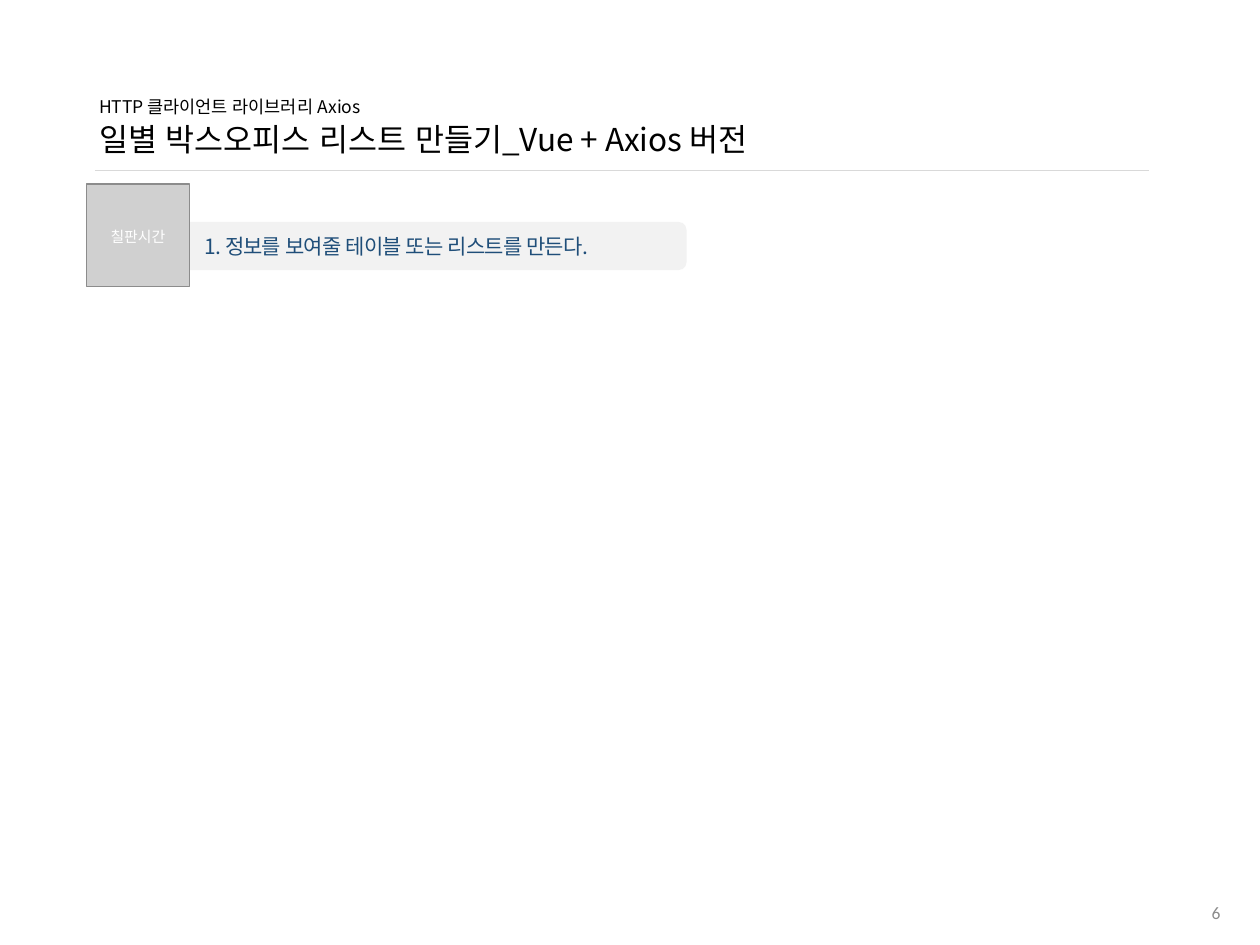
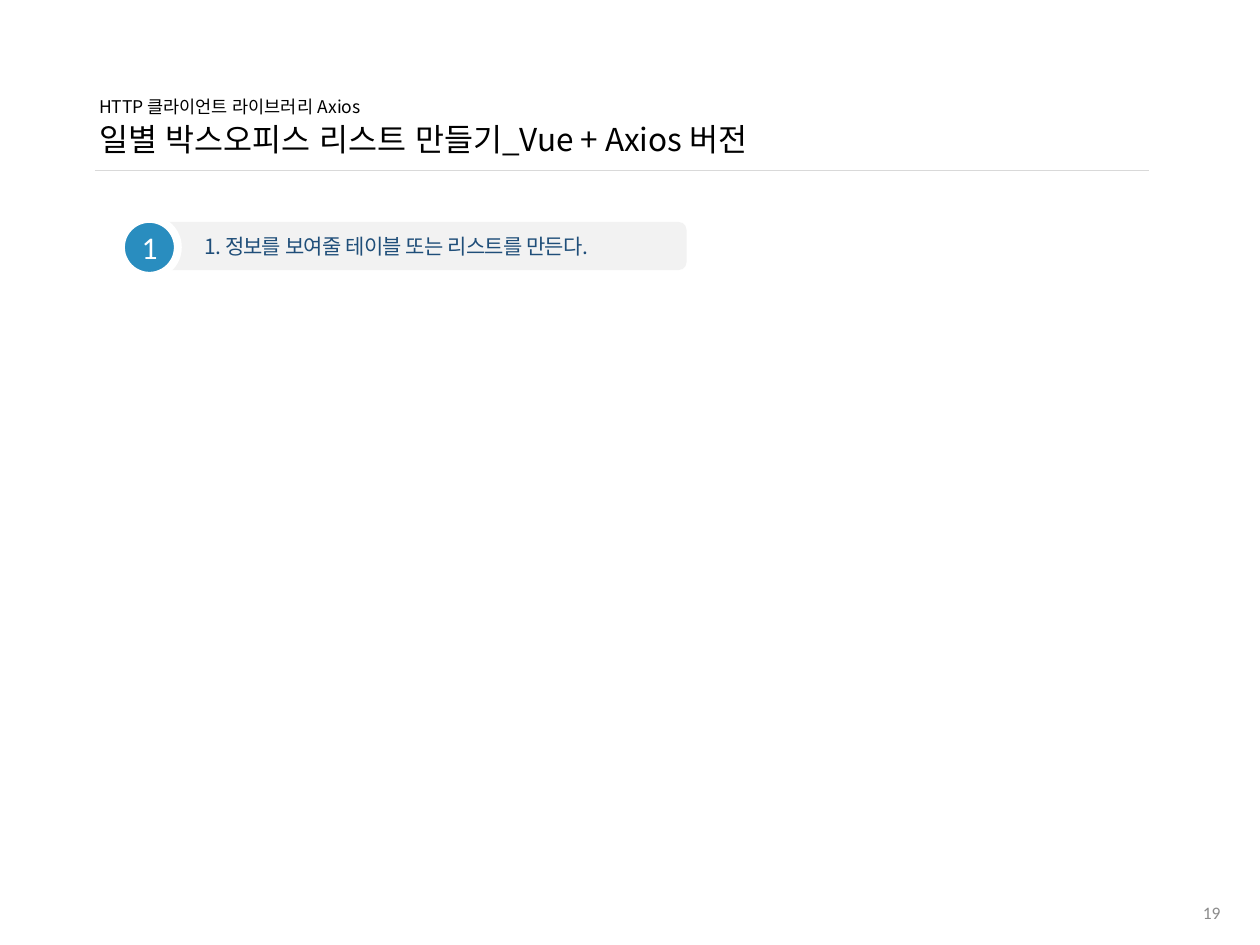
Before and after one commit to ddowon/vueStudy, a slide deck: slide 20 of 01.참고자료/191104_HTTP 클라이언트 라이브러리 Axios.pptx (slide 7 before the commit). Drawn at 1260x945 pixels with LibreOffice and Linux fonts; fonts in the diff are those of the drawing; grey boxes stand for pictures; background and template pictures are left out. Boxes give left, top, right and bottom in pixels: in the first picture for what was removed or moved away, otherwise in the second. Text is boxed around its words. In the diff, an @@ line names an element or a change of style, - is before the commit and + after.

Commit message:
11월 4일 11차 Axios 스터디 자료 업데이트

```diff
--- a/01.참고자료/191104_HTTP 클라이언트 라이브러리 Axios.pptx
+++ b/01.참고자료/191104_HTTP 클라이언트 라이브러리 Axios.pptx
@@ picture removed at [87, 184, 190, 287] @@
@@ text removed at [111, 230, 166, 243] @@
-칠판시간
@@ ellipse added at [121, 219, 178, 276], fill #298DBF, outline #FFFFFF 4.5 pt, 18 pt, text #FFFFFF @@
+1
@@ page number at [1203, 907, 1221, 919]: text changed @@
-6
+19
```
Also in this commit, not shown: 3 other slides changed, 15 slides added.
